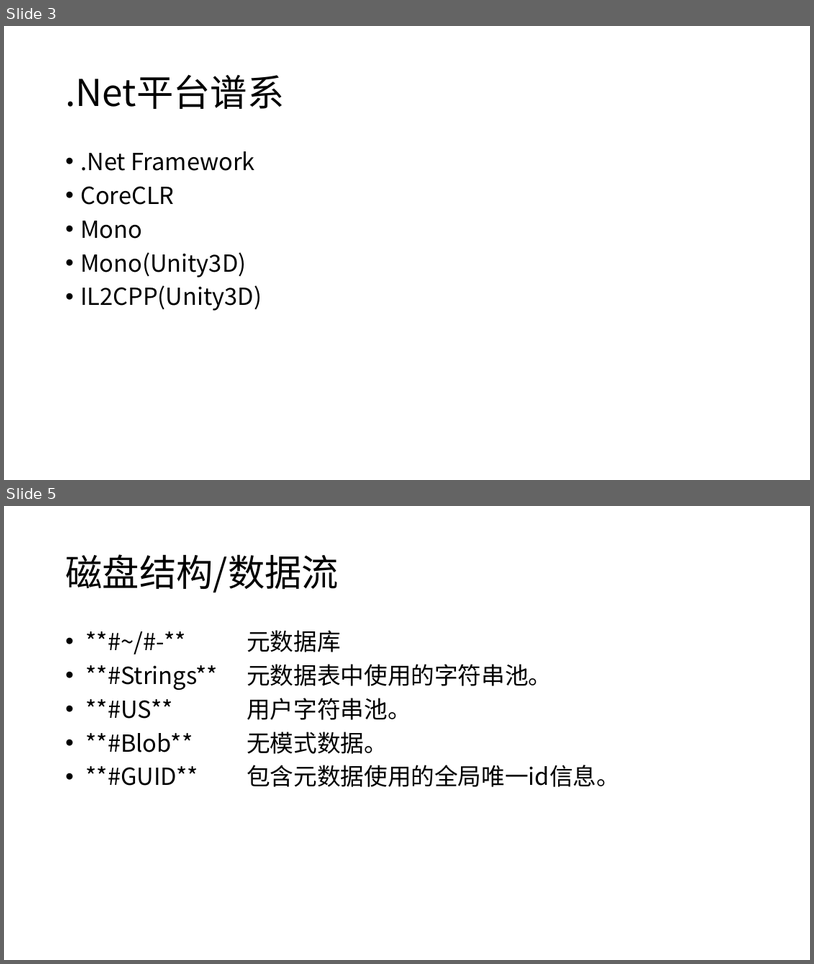
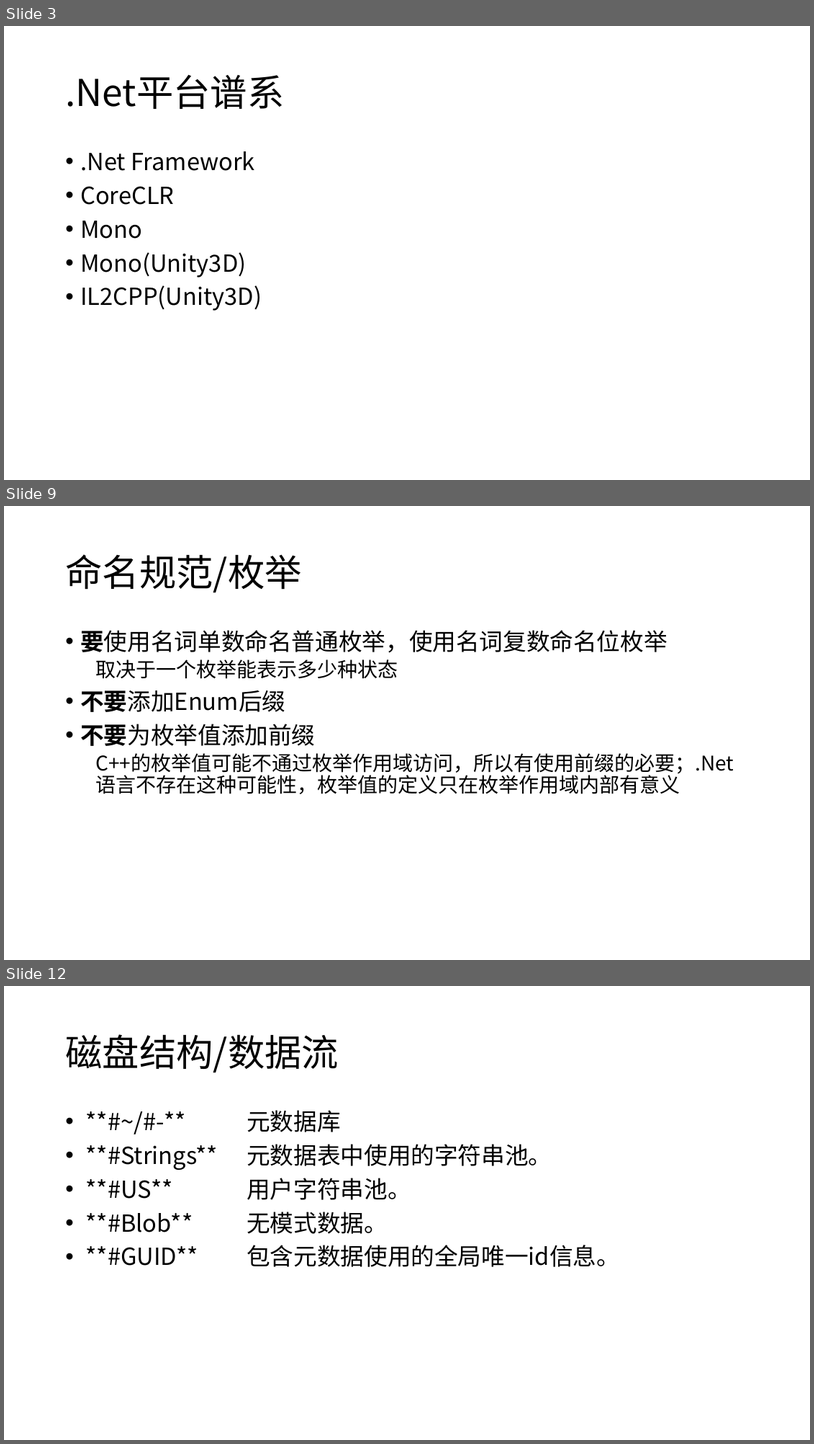
Before and after one commit to snakealpha/DotNetSession, a slide deck: pptx.pptx.pptx. Shown one above the other, each under a label of ours: slides 3 and 5 before the commit, slides 3, 9 and 12 after it; the slides between them are not shown. The pictures are 814x964 and 814x1444 pixels, drawn with LibreOffice and Linux fonts; fonts in the diff are those of the drawing. Boxes give left, top, right and bottom in pixels: in the first picture for what was removed or moved away, otherwise in the second. Text is boxed around its words. In the diff, an @@ line names an element or a change of style, - is before the commit and + after.

```diff
--- a/pptx.pptx.pptx
+++ b/pptx.pptx.pptx
@@ slide 9 added at (4,506,810,960), background #FFFFFF @@
@@ title added at (65,554,301,593), 44 pt, text #000000 @@
+命名规范/枚举
@@ text added at (80,630,734,794), 24 pt, text #000000 @@
+• 要使用名词单数命名普通枚举，使用名词复数命名位枚举
+  取决于一个枚举能表示多少种状态
+• 不要添加Enum后缀
+• 不要为枚举值添加前缀
+  C++的枚举值可能不通过枚举作用域访问，所以有使用前缀的必要；.Net语言不存在这种可能性，枚举值的定义只在枚举作用域内部有意义
@@ what was slide 5 is now slide 12 @@
```
Also in this commit, not shown: 1 slide changed, 6 other slides added.
